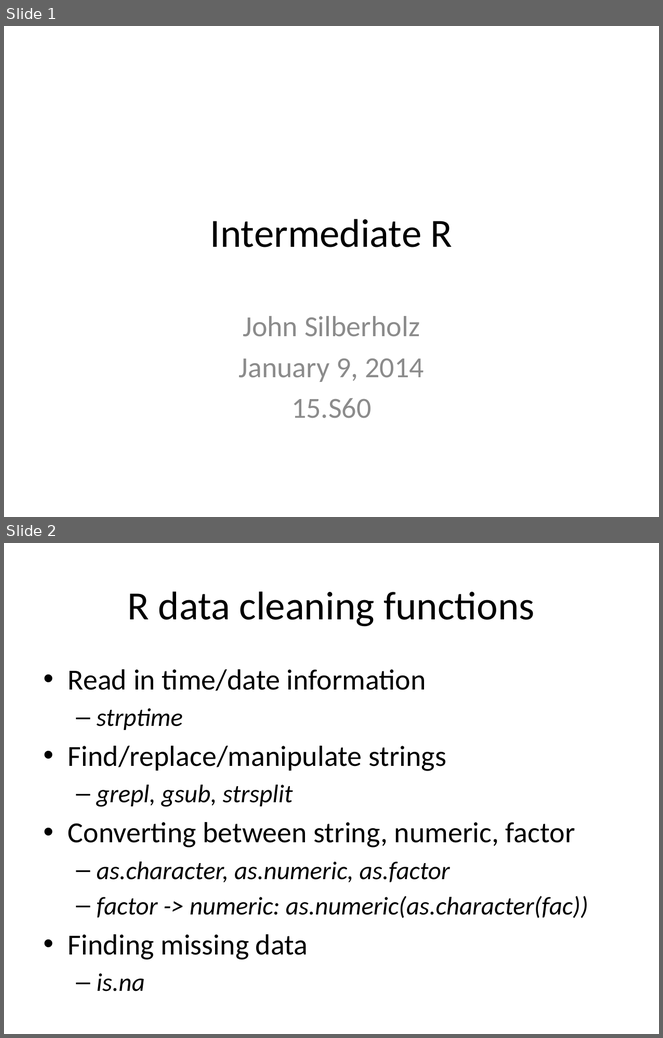
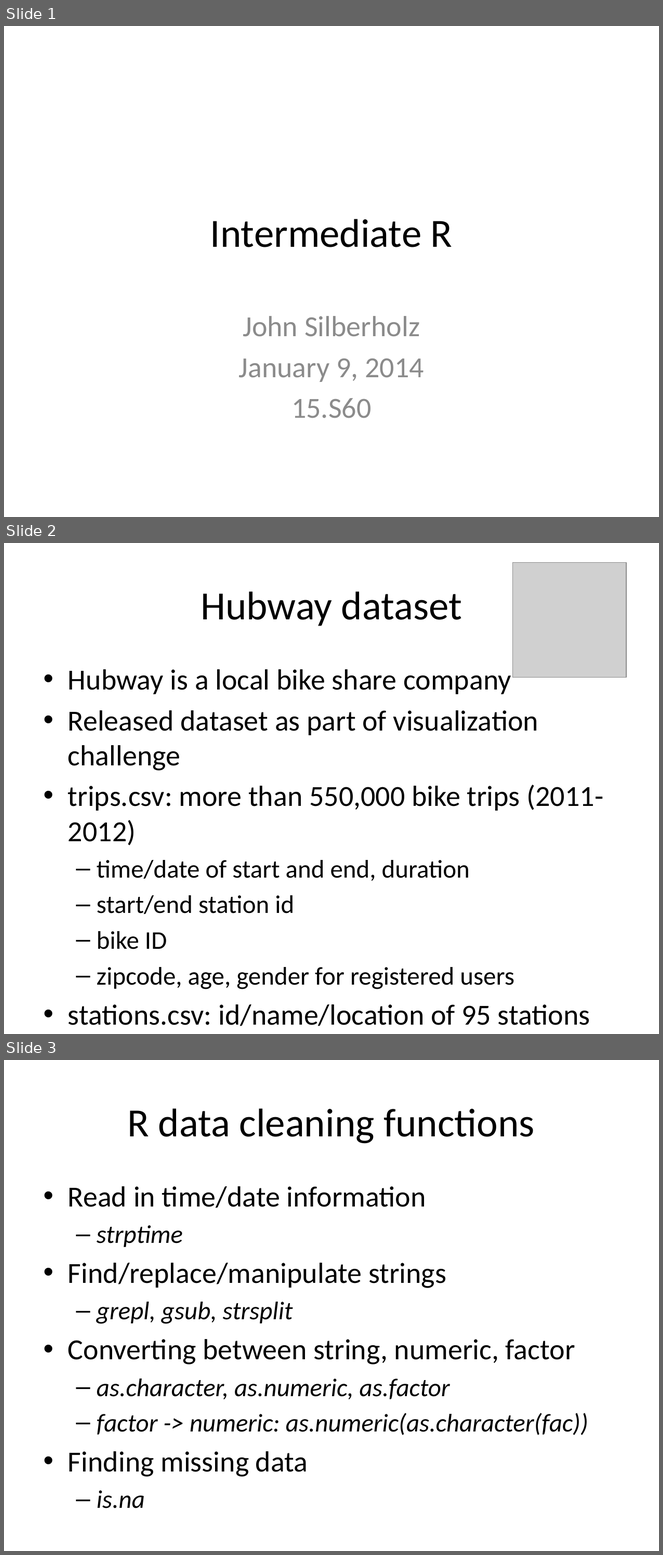
Before and after one commit to IainNZ/ORSoftwareTools2014, a slide deck: IntermediateR/slides.pptx. Shown one above the other, each under a label of ours: slides 1 and 2 before the commit, slides 1, 2 and 3 after it. The pictures are 663x1038 and 663x1555 pixels, drawn with LibreOffice and Linux fonts; fonts in the diff are those of the drawing; grey boxes stand for pictures. Boxes give left, top, right and bottom in pixels: in the first picture for what was removed or moved away, otherwise in the second. Text is boxed around its words. In the diff, an @@ line names an element or a change of style, - is before the commit and + after.

```diff
--- a/IntermediateR/slides.pptx
+++ b/IntermediateR/slides.pptx
@@ slide 2 added at (x1=4, y1=543, x2=659, y2=1034), background #FFFFFF @@
@@ picture added at (x1=513, y1=563, x2=626, y2=677) @@
@@ title added at (x1=201, y1=591, x2=462, y2=626), 44 pt, text #000000 @@
+Hubway dataset
@@ text added at (x1=68, y1=669, x2=604, y2=1027), 32 pt, text #000000 @@
+• Hubway is a local bike share company
+• Released dataset as part of visualization challenge
+• trips.csv: more than 550,000 bike trips (2011-2012)
+  – time/date of start and end, duration
+  – start/end station id
+  – bike ID
+  – zipcode, age, gender for registered users
+• stations.csv: id/name/location of 95 stations
@@ what was slide 2 is now slide 3 @@
```
Also in this commit, not shown: 2 slides changed, 2 other files.
